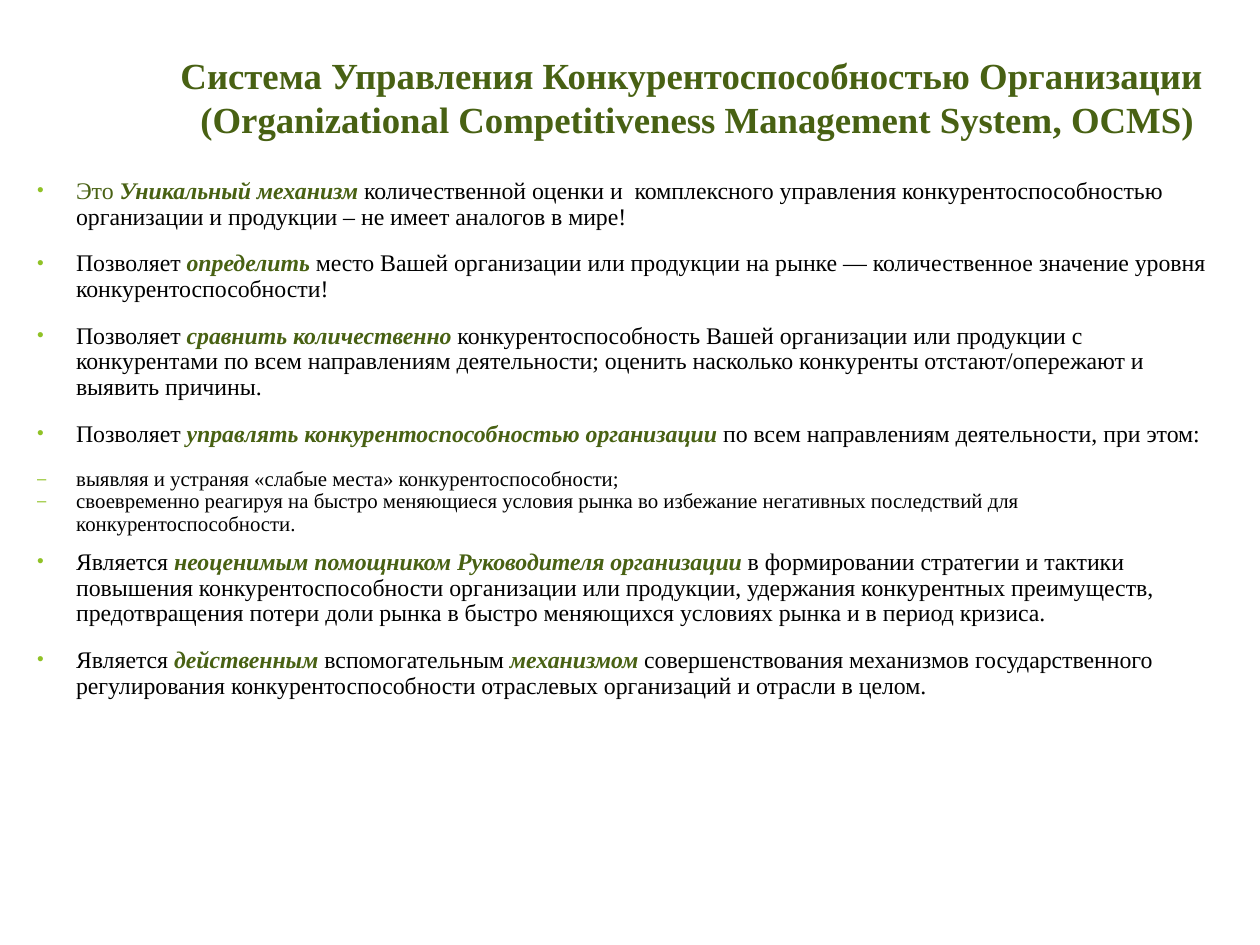
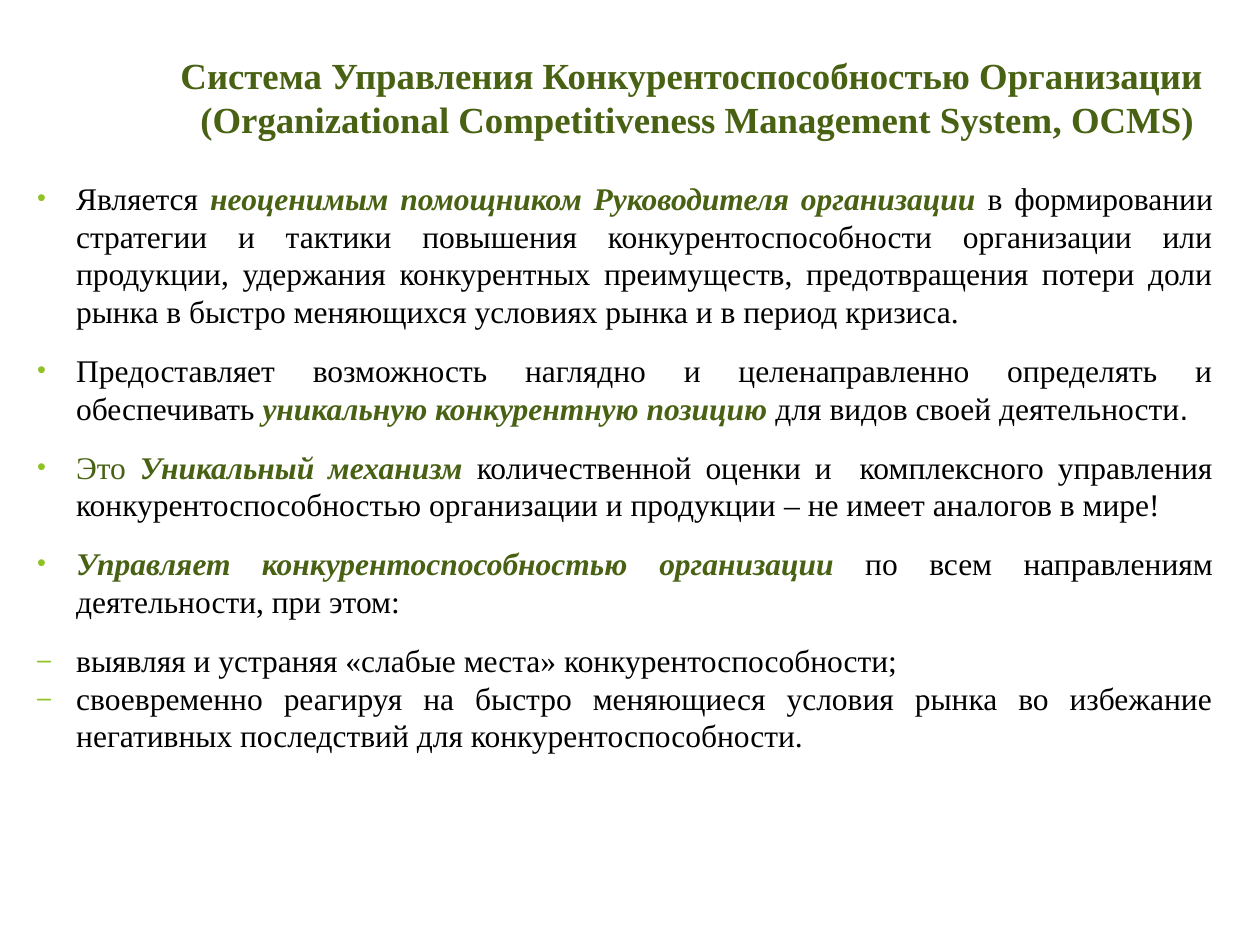
Before and after one commit to ocmsystem/ocmsystem.github.io, a slide deck: slide 3 of files/presentations/Presentation_OCMSystem_RU.ppt (slide 2 before the commit). Drawn at 1260x945 pixels with LibreOffice and Linux fonts; fonts in the diff are those of the drawing; background and template pictures are left out. Boxes give left, top, right and bottom in pixels: in the first picture for what was removed or moved away, otherwise in the second. Text is boxed around its words. In the diff, an @@ line names an element or a change of style, - is before the commit and + after.

Commit message:
Update russian presentation and main page text

```diff
--- a/files/presentations/Presentation_OCMSystem_RU.ppt
+++ b/files/presentations/Presentation_OCMSystem_RU.ppt
@@ text at [76, 188, 1213, 426]: paragraphs added @@
+• Является неоценимым помощником Руководителя организации в формировании стратегии и тактики повышения конкурентоспособности организации или продукции, удержания конкурентных преимуществ, предотвращения потери доли рынка в быстро меняющихся условиях рынка и в период кризиса.
+• Предоставляет возможность наглядно и целенаправленно определять и обеспечивать уникальную конкурентную позицию для видов своей деятельности.
@@ text at [76, 456, 1213, 754]: size 13.6 to 18 pt in "Это Уникальный механизм количественной оценки и комплексного ..."; size 11.9 to 18 pt in "выявляя и устраняя «слабые места» конкурентоспособности;", "своевременно реагируя на быстро меняющиеся условия рынка ..."; alignment left to justified; line spacing 0.9 to 1 @@
@@ text at [76, 552, 627, 619]: text changed; size 13.6 to 18 pt; text colour #000000 to #486113; bold on; italic on @@
-• Позволяет определить место Вашей организации или продукции на рынке — количественное значение уровня конкурентоспособности!
-• Позволяет сравнить количественно конкурентоспособность Вашей организации или продукции с конкурентами по всем направлениям деятельности; оценить насколько конкуренты отстают/опережают и выявить причины.
-• Позволяет управлять конкурентоспособностью организации по всем направлениям деятельности, при этом:
+• Управляет конкурентоспособностью организации по всем направлениям деятельности, при этом:
@@ text at [76, 553, 1153, 699]: paragraphs removed @@
-• Является неоценимым помощником Руководителя организации в формировании стратегии и тактики повышения конкурентоспособности организации или продукции, удержания конкурентных преимуществ, предотвращения потери доли рынка в быстро меняющихся условиях рынка и в период кризиса.
-• Является действенным вспомогательным механизмом совершенствования механизмов государственного регулирования конкурентоспособности отраслевых организаций и отрасли в целом.
```
Also in this commit, not shown: 4 other slides changed, 1 slide added, 2 slides removed, 1 other file.
